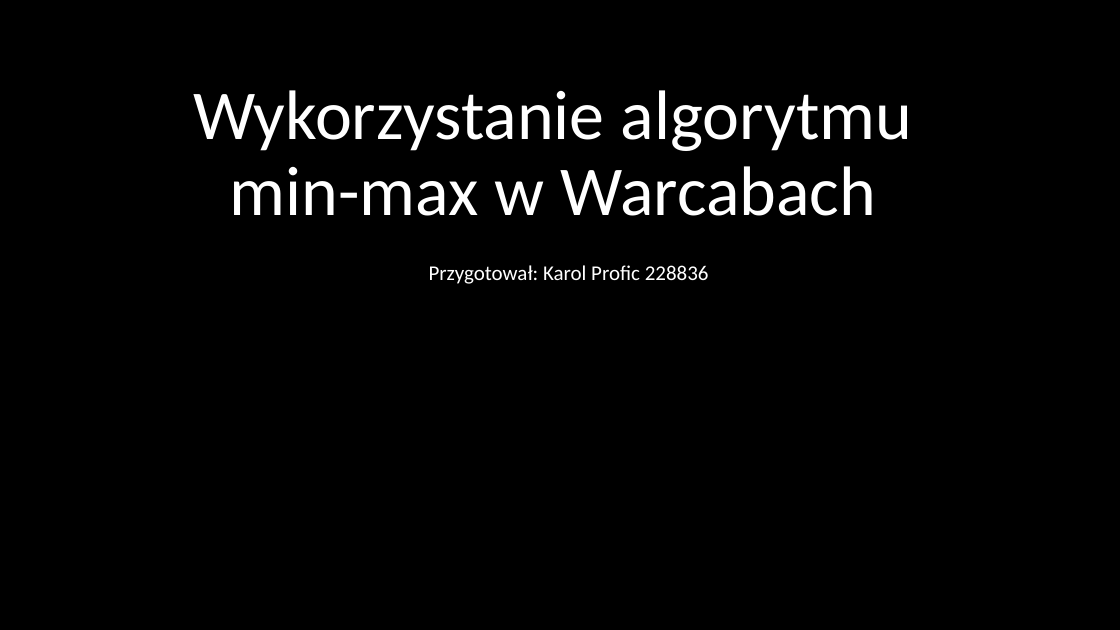
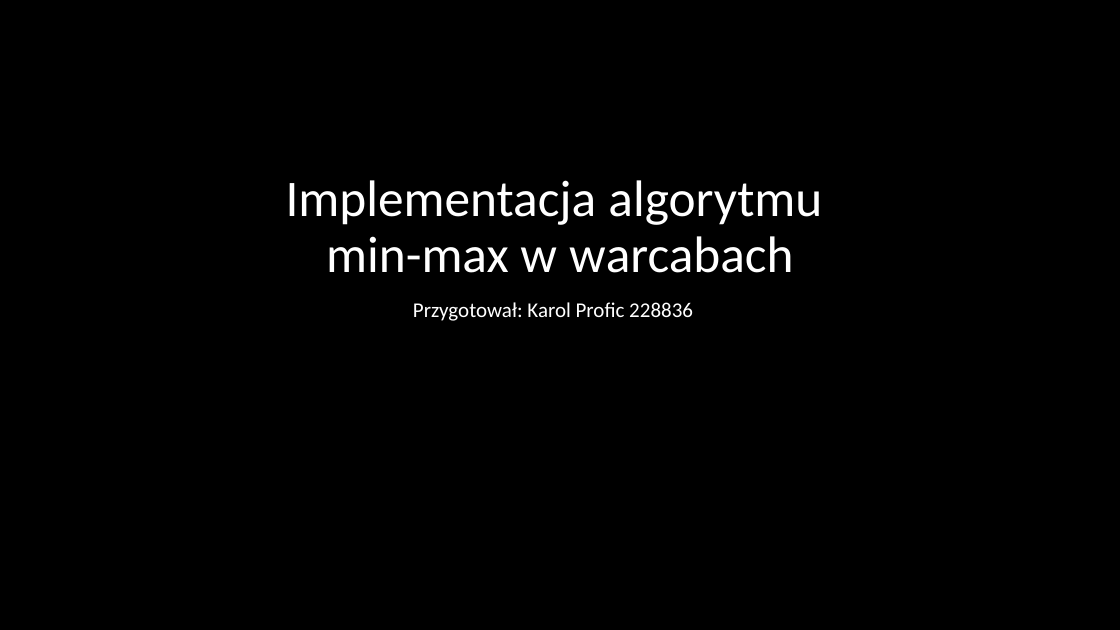
Before and after one commit to karolprofic/Warcaby, a slide deck: slide 1 of other/PGL - Prezentacja.pptx. Drawn at 1120x630 pixels with LibreOffice and Linux fonts; fonts in the diff are those of the drawing; background and template pictures are left out. Boxes give left, top, right and bottom in pixels: in the first picture for what was removed or moved away, otherwise in the second. Text is boxed around its words. In the diff, an @@ line names an element or a change of style, - is before the commit and + after.

```diff
--- a/other/PGL - Prezentacja.pptx
+++ b/other/PGL - Prezentacja.pptx
@@ title "Implementacja algorytmu min-max w warcabach" at bbox=[286, 180, 822, 273]: vertical alignment bottom to middle @@
@@ title at bbox=[286, 180, 822, 273]: text changed; size 60 to 44 pt @@
-Wykorzystanie algorytmu min-max w Warcabach
+Implementacja algorytmu
+min-max w warcabach
@@ text "Przygotował: Karol Profic 228836": place and size @@
-text "Przygotował: Karol Profic 228836" at bbox=[429, 265, 709, 284]
+text "Przygotował: Karol Profic 228836" at bbox=[413, 302, 693, 321]
@@ text "Przygotował: Karol Profic 228836" at bbox=[413, 302, 693, 321]: line spacing 1 to 0.9; more space between paragraphs @@
```
Also in this commit, not shown: 1 other file.
